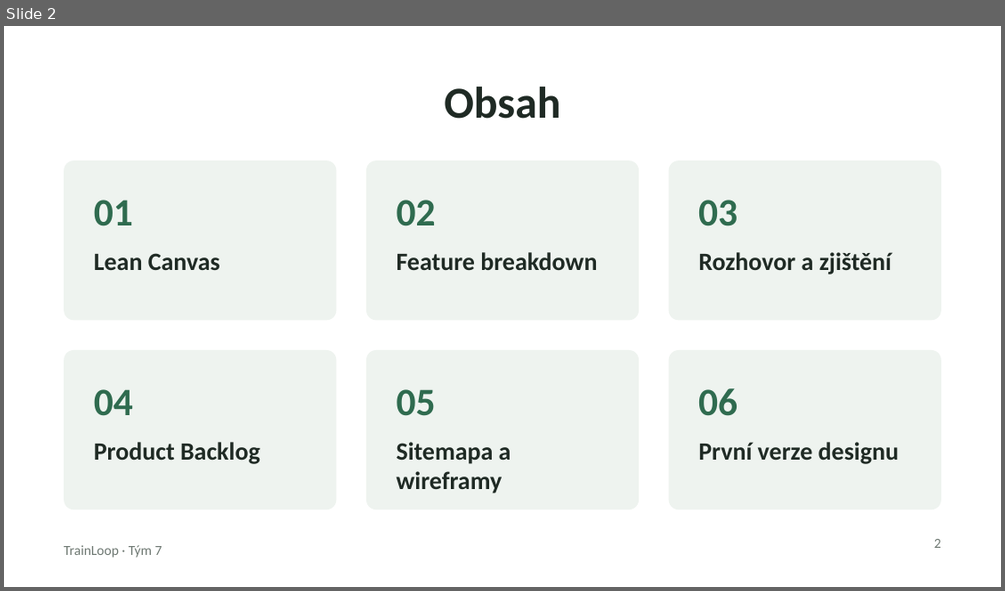
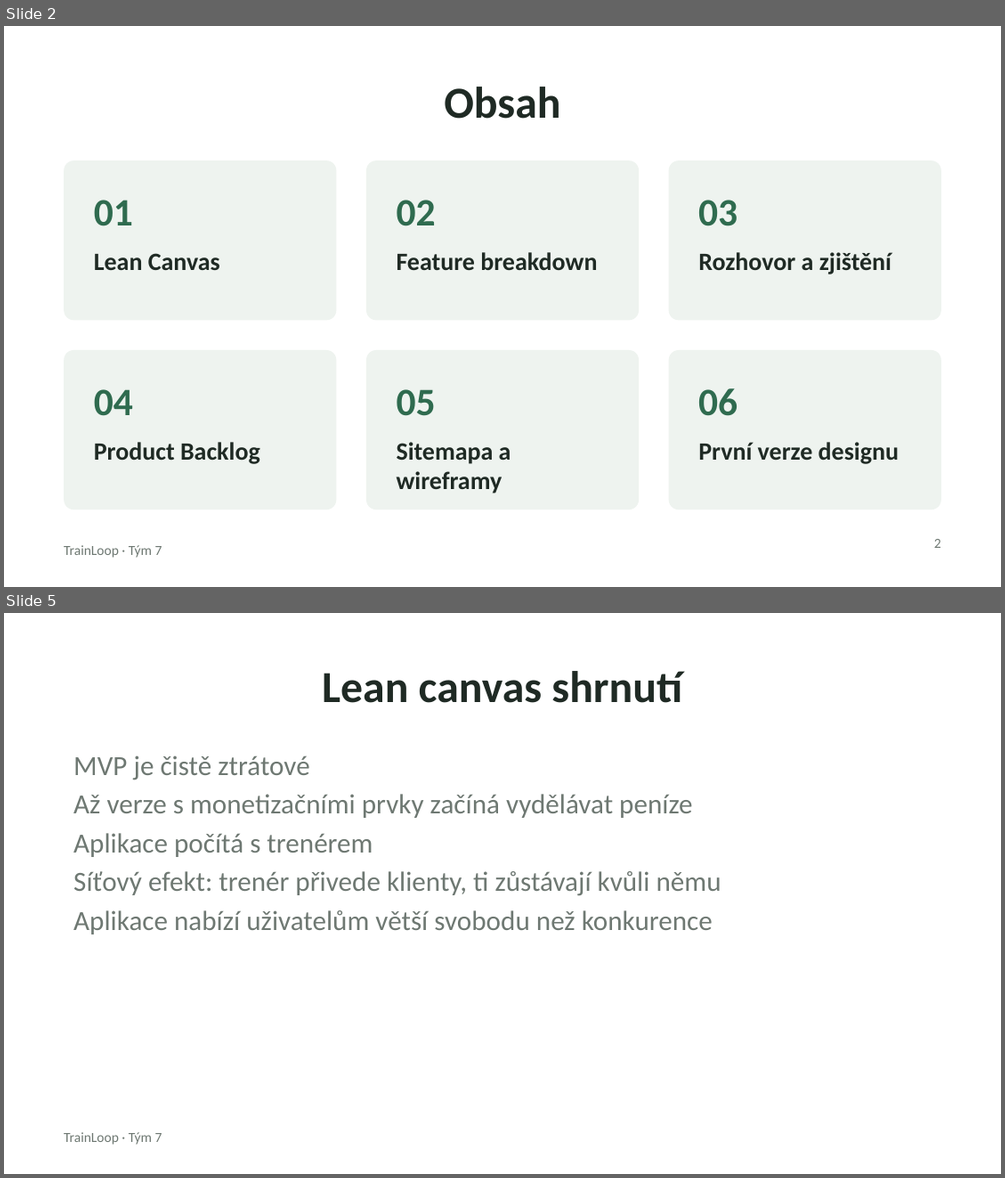
Before and after one commit to applifting-vsecourse/team-7, a slide deck: Docs/TrainLoop_prezentace.pptx. Shown one above the other, each under a label of ours: slide 2 before the commit, slides 2 and 5 after it; the slides between them are not shown. The pictures are 1005x591 and 1005x1178 pixels, drawn with LibreOffice and Linux fonts; fonts in the diff are those of the drawing. Boxes give left, top, right and bottom in pixels: in the first picture for what was removed or moved away, otherwise in the second. Text is boxed around its words. In the diff, an @@ line names an element or a change of style, - is before the commit and + after.

Commit message:
Upravena prezentace o pdf verze Lean canvasu

```diff
--- a/Docs/TrainLoop_prezentace.pptx
+++ b/Docs/TrainLoop_prezentace.pptx
@@ slide 5 added at (4,613,1001,1174), background #FFFFFF; not listed: 1 template element that a slide beside it also shows @@
@@ title added at (322,671,682,703), 32 pt, text #1F2A24, bold @@
+Lean canvas shrnutí
@@ text added at (73,755,721,934), 20 pt, text #6E7872 @@
+MVP je čistě ztrátové
+Až verze s monetizačními prvky začíná vydělávat peníze
+Aplikace počítá s trenérem
+Síťový efekt: trenér přivede klienty, ti zůstávají kvůli němu
+Aplikace nabízí uživatelům větší svobodu než konkurence
```
Also in this commit, not shown: 2 other slides added, 2 slides removed.
